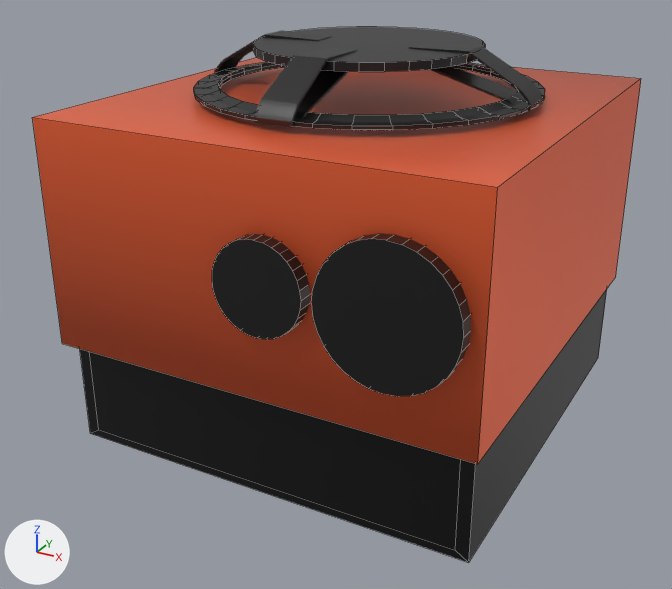
Renders of the FBX model Assets/Models/Counters/stove.fbx from each side of a commit.
Both versions are drawn from a 50 mm camera at (5.64, -11.15, 5.0) aimed at (-0.13, -0.66, -0.24). Every picture has the same lights, and +X, +Y and +Z are marked at lower left. Mesh edges are drawn as thin lines on the coarser meshes. Where no turn or scale is listed for an object, it has been applied to the vertices. Vertices at the same position are counted once.

The first picture shows 'CounterDown', 'Countertop', 'Plane', 'Plane.001', 'Plane.002', 'button2', 'firePlace', 'grid'.
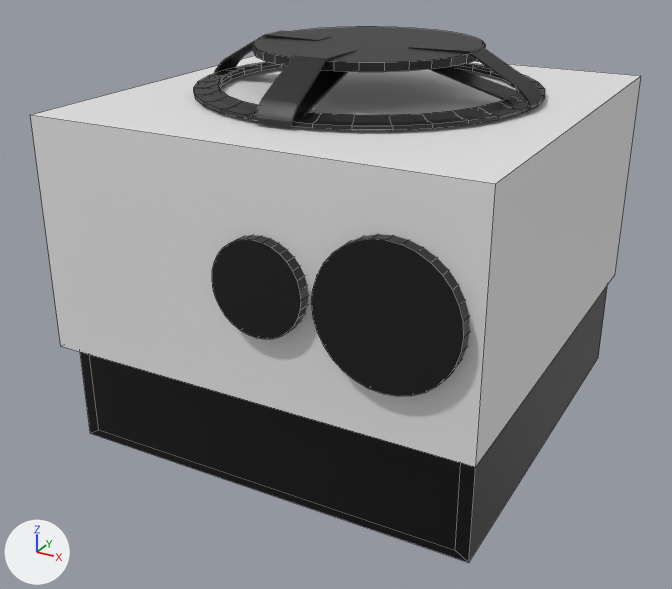
Pixel boxes [x1, y1, x2, y2] of what changed, in the pictures (672 x 589 px):
'Countertop', reshaped, moved, rescaled
    before: [32, 57, 641, 464]
    after: [30, 56, 641, 467]
'CounterDown', reshaped
    before: [80, 79, 641, 562]
    after: [80, 286, 607, 562]
part 1 of me_countertop1_001, deleted
    before: [478, 79, 641, 463]

Edits to the bpy script that builds the scene:
```text
Change me_countertop1_002:
    where me_countertop1_002.from_pydata(...)  # 8 vertices, 4 faces; spans x 0.0..0.6, y -0.62..0.0, z -0.175..0.02
    used by ob_countertop; location = (-2.95, 2.93, 2.13); scale = (9.82, 9.79, 15.9)
    verts and faces of me_countertop1_002; kept vertices keep their numbers, new ones are numbered from 8
    before: 0 (0.0, 0.0, -0.175), 1 (0.0, -0.62, -0.171) at pixel (62, 343), 2 (0.0, -0.62, 0.02) at pixel (32, 117), 3 (0.0, 0.0, 0.02), 4 (0.6, 0.0, -0.175) at pixel (615, 276)
    before: 5 (0.6, -0.62, -0.171) at pixel (477, 464), 6 (0.6, -0.62, 0.02) at pixel (497, 187), 7 (0.6, 0.0, 0.02) at pixel (641, 78)
    remove me_countertop1_002.materials.append(mat_countertop_material)  # orange #ff6c3e
    me_countertop1_002 part 2
    add delete_vertices([*range(0, 8)])  # with the faces that use them
    add verts[8] = (-1.0, -1.0, -1.0)  # pixel (60, 346)
    add verts[9] = (-1.0, -1.0, 1.0)  # pixel (30, 114)
    add verts[10] = (-1.0, 1.0, -1.0)
    add verts[11] = (-1.0, 1.0, 1.0)
    add for new, old in zip([*range(12, 16)], [*range(8, 12)]): verts[new] = verts[old] + (2.0, 0.0, 0.0)
    add faces += [(8, 9, 11, 10), (10, 11, 15, 14), (12, 14, 15, 13), (8, 12, 13, 9), (8, 10, 14, 12), (9, 13, 15, 11)]
Change me_countertop1_001:
    where me_countertop1_001.from_pydata(...)  # 24 vertices, 17 faces; spans x 0.0..5.89, y -6.07..0.0, z -4.22..0.32
    used by ob_counterdown; location = (-2.95, 2.93, 2.13)
    remove me_countertop1_001.materials.append(mat_countertop_material)  # orange #ff6c3e
    me_countertop1_001 part 1: the loose piece of 4 vertices spanning x 5.89, y -6.07..0.0, z -2.79..0.32 is deleted
Change ob_countertop:
    ob_countertop.location: (-2.95, 2.93, 2.13) -> (0.0, -0.12, 0.93)
    ob_countertop.scale: (9.82, 9.79, 15.9) -> (2.94, 3.05, 1.55)
```
